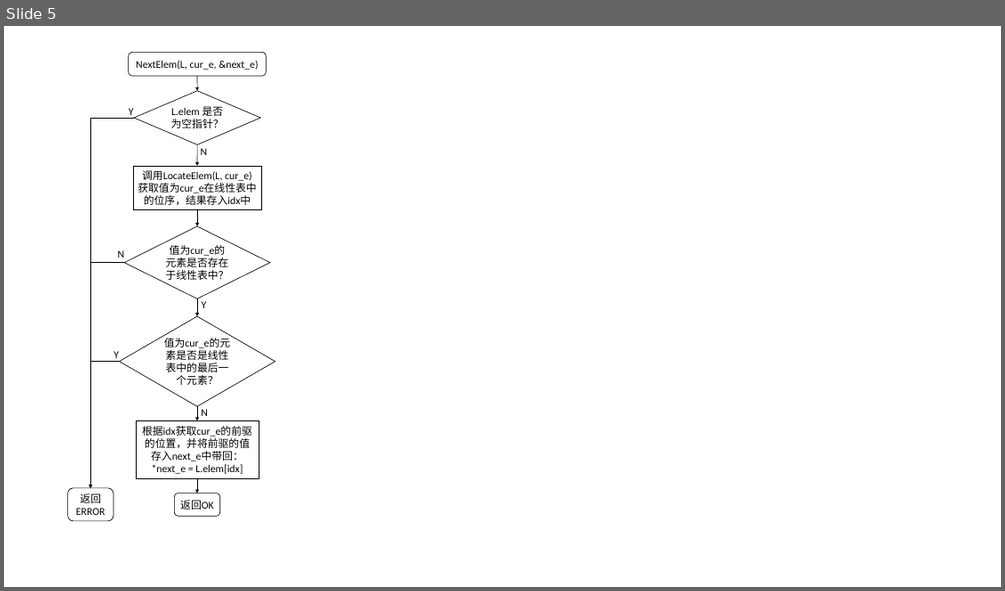
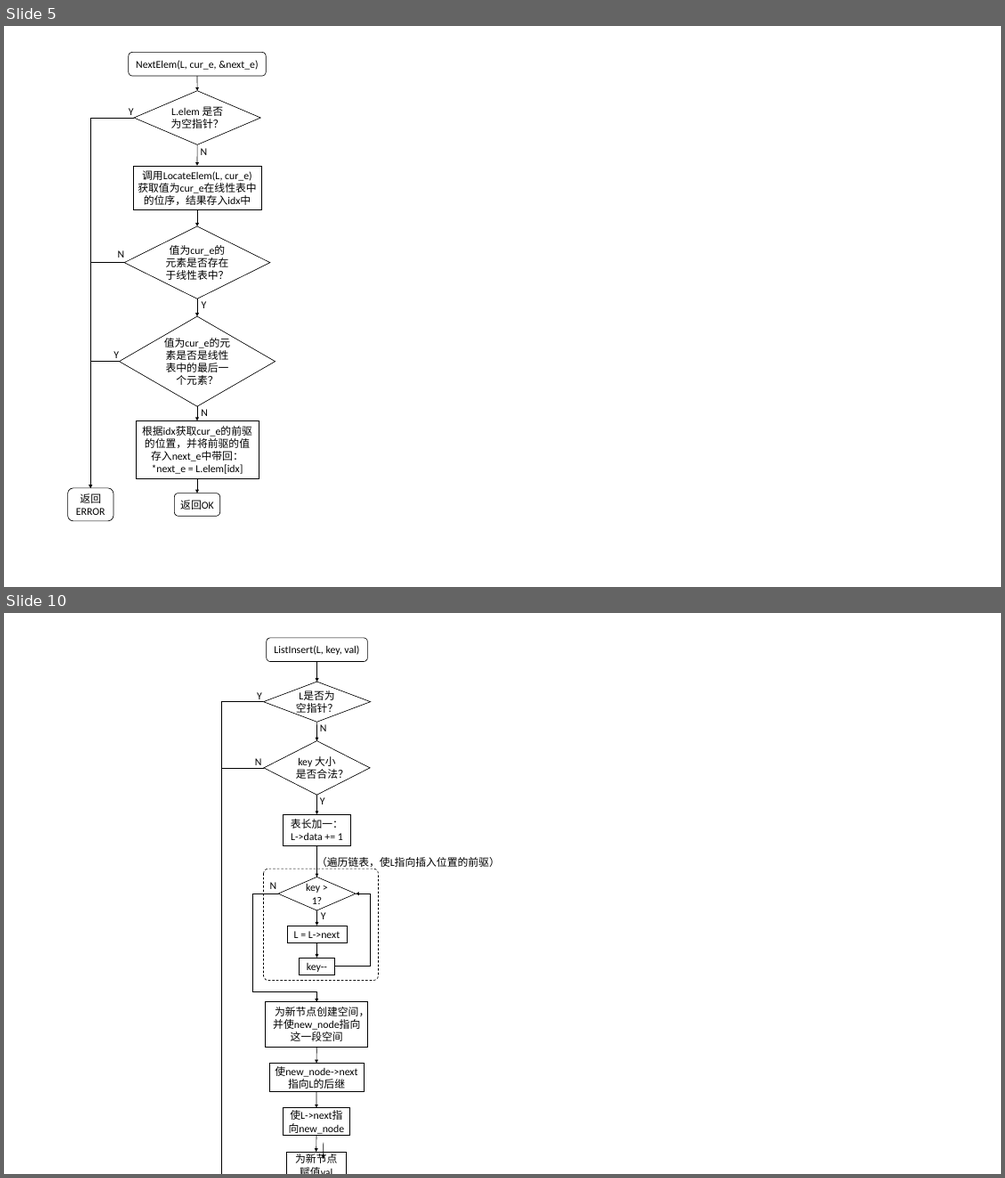
Before and after one commit to smdsbz/homework, a slide deck: data_structure/charts.pptx. Shown one above the other, each under a label of ours: slide 5 before the commit, slides 5 and 10 after it; the slides between them are not shown. The pictures are 1005x591 and 1005x1178 pixels, drawn with LibreOffice and Linux fonts; fonts in the diff are those of the drawing. Boxes give left, top, right and bottom in pixels: in the first picture for what was removed or moved away, otherwise in the second. Text is boxed around its words. In the diff, an @@ line names an element or a change of style, - is before the commit and + after.

Commit message:
data sturcture report 2

```diff
--- a/data_structure/charts.pptx
+++ b/data_structure/charts.pptx
@@ slide 10 added at box(4, 613, 1001, 1174), background #FFFFFF @@
@@ rounded rectangle added at box(267, 638, 368, 662), fill #FFFFFF, outline #000000 1 pt, 18 pt, text #000000 @@
+ListInsert(L, key, val)
@@ arrow added from (317, 662) to (317, 682), #000000 1 pt @@
@@ text added at box(257, 692, 262, 702), 18 pt, text #000000 @@
+Y
@@ diamond added at box(264, 682, 371, 722), fill #FFFFFF, outline #000000 1 pt, 18 pt, text #000000 @@
+L是否为空指针？
@@ elbow arrow added from (264, 702) to (221, 1174), #000000 1 pt @@
@@ diamond added at box(264, 741, 370, 795), fill #FFFFFF, outline #000000 1 pt, 18 pt, text #000000 @@
+key 大小是否合法？
@@ arrow added from (317, 722) to (317, 741), #000000 1 pt @@
@@ text added at box(320, 724, 327, 731), 18 pt, text #000000 @@
+N
@@ elbow arrow added from (264, 768) to (221, 1174), #000000 1 pt @@
@@ text added at box(255, 758, 262, 765), 18 pt, text #000000 @@
+N
@@ arrow added from (317, 795) to (317, 814), #000000 1 pt @@
@@ text added at box(320, 797, 325, 804), 18 pt, text #000000 @@
+Y
@@ rectangle added at box(283, 814, 350, 845), fill #FFFFFF, outline #000000 1 pt, 18 pt, text #000000 @@
+表长加一：
+L->data += 1
@@ arrow added from (317, 845) to (317, 876), #000000 1 pt @@
@@ rounded rectangle added at box(264, 868, 379, 981), fill #FFFFFF, outline #000000 1 pt dashed @@
@@ diamond added at box(278, 876, 356, 910), fill #FFFFFF, outline #000000 1 pt, 18 pt, text #000000 @@
+key > 1?
@@ text added at box(316, 854, 500, 868), 18 pt, text #000000 @@
+（遍历链表，使L指向插入位置的前驱）
@@ elbow arrow added from (278, 893) to (316, 1002), #000000 1 pt @@
@@ text added at box(270, 882, 277, 889), 18 pt, text #000000 @@
+N
@@ elbow arrow added from (335, 965) to (356, 893), #000000 1 pt @@
@@ rectangle added at box(287, 925, 347, 942), fill #FFFFFF, outline #000000 1 pt, 18 pt, text #000000 @@
+L = L->next
@@ arrow added from (317, 910) to (317, 925), #000000 1 pt @@
@@ text added at box(321, 912, 326, 919), 18 pt, text #000000 @@
+Y
@@ rectangle added at box(299, 957, 334, 974), fill #FFFFFF, outline #000000 1 pt, 18 pt, text #000000 @@
+key--
@@ arrow added from (317, 942) to (317, 957), #000000 1 pt @@
@@ rectangle added at box(266, 1002, 368, 1046), fill #FFFFFF, outline #000000 1 pt, 18 pt, text #000000 @@
+为新节点创建空间，并使new_node指向这一段空间
@@ rectangle added at box(269, 1063, 364, 1091), fill #FFFFFF, outline #000000 1 pt, 18 pt, text #000000 @@
+使new_node->next指向L的后继
@@ arrow added from (316, 1046) to (316, 1063), #000000 1 pt @@
@@ arrow added from (316, 1091) to (316, 1108), #000000 1 pt @@
@@ rectangle added at box(283, 1108, 350, 1135), fill #FFFFFF, outline #000000 1 pt, 18 pt, text #000000 @@
+使L->next指向new_node
@@ arrow added from (316, 1135) to (316, 1151), #000000 1 pt @@
@@ arrow added from (324, 1143) to (324, 1159), #000000 1 pt @@
@@ rectangle added at box(287, 1151, 347, 1174), fill #FFFFFF, outline #000000 1 pt, 18 pt, text #000000 @@
+为新节点赋值val
```
Also in this commit, not shown: 1 slide changed, 6 other slides added, 6 other files.
